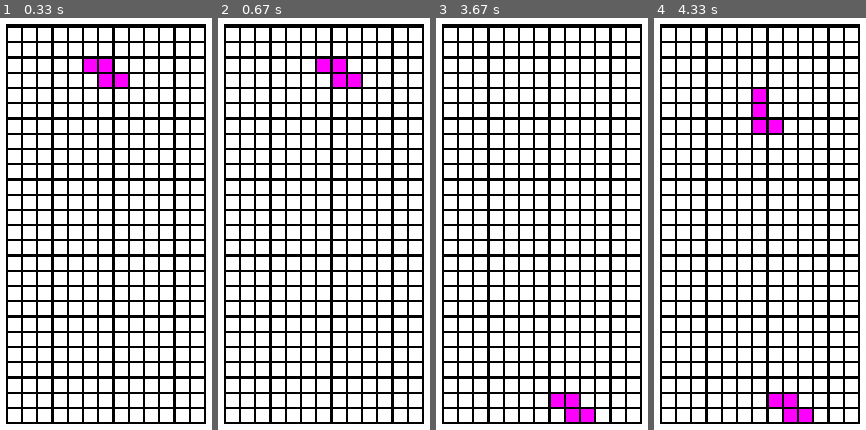
Above: before the commit, frames 1-4 (left to right).
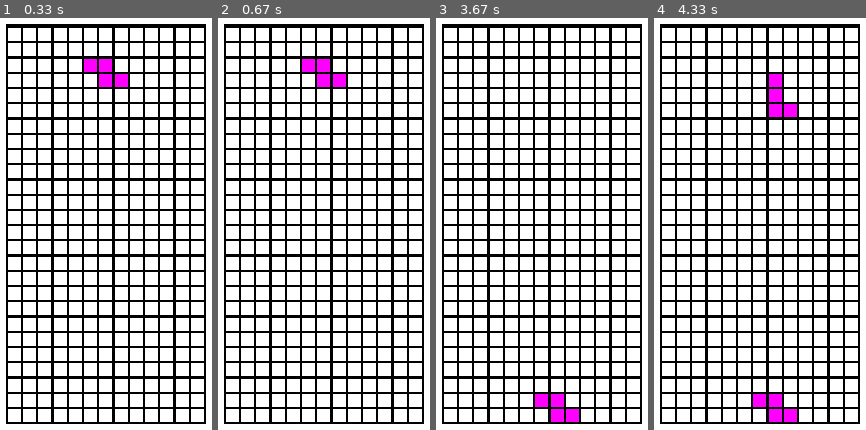
Above: after the commit, the same moments.

Repository: IM-THE-GRASS/pygame-tetris-remake
Game: pygame game, started from main.py
Same seed, same stepped clock (60 frames per second), same inputs: the game is played once before the commit and once after it.
Inputs:
- Up to frame 1 (0.33 s): no input
- Up to frame 2 (0.67 s): hold Right from 0.33 s (still down)
- Up to frame 3 (3.67 s): release Right at 0.8 s; hold Up 0.83-1.13 s; tap Space at 0.9, 3.47 s; hold Right from 3.4 s (still down)
- Up to frame 4 (4.33 s): tap Space at 3.77, 4.13 s; release Right at 4.03 s; hold Down from 4.07 s (still down)

Frame 1 is identical in both runs. In frame 2, 0.8% of the frame differs, in the area x 39-68%, y 9-17%; in frame 3, 0.8%; in frame 4, 2.3%, in the area x 46-75%, y 13-99%.

Commit message:
fixed peice collision and now you rotate with keys instead of mouse

Diff:
--- a/main.py
+++ b/main.py
@@ -9,7 +9,6 @@
 columns = 13
 gap = 2
 sq_width = (board_width - (gap * (columns + 1))) / columns
-print(sq_width)
 lines = int(board_height / (sq_width + gap))
 squares = {}
 gravity_wait = 0
@@ -60,27 +59,22 @@
                 self.pos = self.last_valid_pos
                 return False
 
-        for square in self.current_positions:
-            thesquare = squares[square]
+        for sq in self.current_positions:
+            thesquare = squares[sq]
 
             thesquare["state"] = 0
-
-        for sq in self.shape[self.rotation]:
-            print(sq)
-            if squares[new_pos]["state"] == 1:
-                new_x = sq[0] + self.pos[0]
-                new_y = sq[1] + self.pos[1]
-                new_pos = (new_x,new_y)
-                self.pos = self.last_valid_pos
-                self.touching_others = True
-                return False
-            else:
-                self.touching_others = False
-
-        for sq in self.current_positions:
             thesquare = squares[sq]
             thesquare["color"] = (255,255,255)
         self.current_positions.clear()
+        for sq in new_current:
+            square = squares[sq]
+            if square["state"] == 1:
+                self.touching_others = True
+                self.pos = self.last_valid_pos
+                self.draw()
+                return False
+
+
         for square in new_current:
             position = squares[square]
             position["color"] = (255,0,255)
@@ -132,12 +126,9 @@
     for event in pygame.event.get():
         if event.type == pygame.QUIT:
             running = False
-        if event.type == pygame.MOUSEBUTTONUP:
-            if event.button == pygame .BUTTON_RIGHT:
-                current_peice.rotate_r()
-            if event.button == pygame.BUTTON_LEFT:
+        if event.type == pygame.KEYUP:
+            if event.key == pygame.K_UP:
                 current_peice.rotate_l()
-        if event.type == pygame.KEYDOWN:
             if event.key == pygame.K_RIGHT:
                 current_peice.pos = (current_peice.pos[0] + 1, current_peice.pos[1])
             if event.key == pygame.K_LEFT:
@@ -178,6 +169,6 @@
     gravity_wait += 1
 
     for square in squares.values():
-        pygame.draw.rect(screen, square["color"], square["rect"])
+        pygame.draw.rect(screen,square["color"],square["rect"])
 
     pygame.display.flip()
